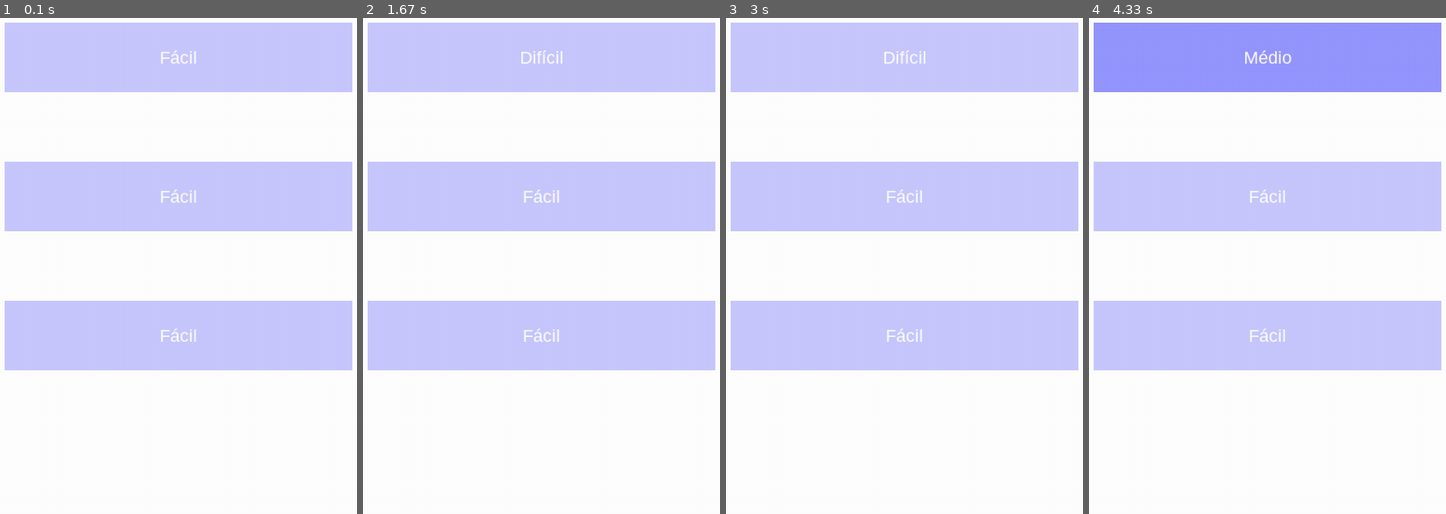
Above: before the commit, frames 1-4 (left to right).
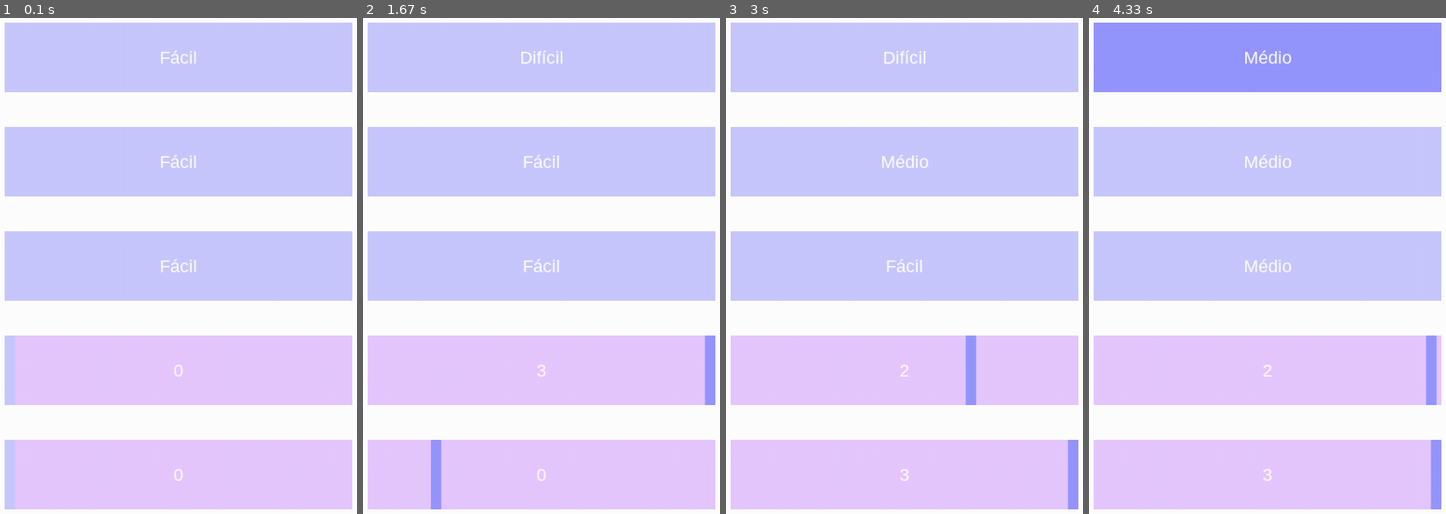
Above: after the commit, the same moments.

Repository: MrComboF10/PygameMenus
Game: pygame game, started from main.py
Same seed, same stepped clock (60 frames per second), same inputs: the game is played once before the commit and once after it.
Inputs (mouse positions are in pixels of both pictures, inside the frame that each line leads up to):
- Up to frame 1 (0.1 s): no input
- Up to frame 2 (1.67 s): press the mouse at (541, 474) at 0.37 s; move the mouse to (484, 335) at 0.47 s; release the mouse at (430, 196) at 0.6 s; press the mouse at (541, 57) at 0.7 s; move the mouse to (523, 52) at 0.8 s; release the mouse at (509, 52) at 0.93 s; press the mouse at (541, 370) at 1.03 s; move the mouse to (684, 390) at 1.13 s; release the mouse at (outside the picture) at 1.27 s; press the mouse at (541, 57) at 1.37 s; move the mouse to (516, 290) at 1.47 s; release the mouse at (outside the picture) at 1.6 s
- Up to frame 3 (3 s): press the mouse at (904, 370) at 1.73 s; move the mouse to (858, 390) at 1.83 s; release the mouse at (815, 409) at 1.97 s; press the mouse at (904, 370) at 2.07 s; move the mouse to (933, 305) at 2.17 s; release the mouse at (965, 236) at 2.3 s; press the mouse at (904, 161) at 2.4 s; move the mouse to (940, 102) at 2.5 s; release the mouse at (975, 42) at 2.63 s; press the mouse at (904, 474) at 2.73 s; move the mouse to (1043, 290) at 2.83 s; release the mouse at (outside the picture) at 2.97 s
- Up to frame 4 (4.33 s): press the mouse at (1267, 370) at 3.07 s; move the mouse to (1346, 315) at 3.17 s; release the mouse at (1424, 261) at 3.3 s; press the mouse at (1267, 57) at 3.4 s; move the mouse to (1246, 196) at 3.5 s; release the mouse at (1228, 330) at 3.63 s; press the mouse at (1267, 266) at 3.73 s; move the mouse to (1210, 186) at 3.83 s; release the mouse at (1156, 107) at 3.97 s; press the mouse at (1267, 57) at 4.07 s; move the mouse to (1346, 67) at 4.17 s; release the mouse at (1424, 77) at 4.3 s

The runs differ from the first frame. In frame 1, 61% of the frame differs, in the area x 1-99%, y 21-100%; in frame 2, 61%; in frame 3, 61%; in frame 4, 61%.

Commit message:
Finish class SlideButton

Diff:
--- a/button.py
+++ b/button.py
@@ -1,8 +1,72 @@
 import pygame
 
 
+class PressButtonStatic:
+    def __init__(self, pos, size, text, unpressed_color, pressed_color, font_color, screen_display):
+        self.__position = pos
+        self.__size = size
+        self.__text = text
+        self.__pressed_color = pressed_color
+        self.__unpressed_color = unpressed_color
+        self.__screen_display = screen_display
+        self.__font_color = font_color
+
+        self.__font = pygame.font.SysFont("Arial", 25)
+        self.__current_mouse_position = (0, 0)
+        self.__mouse_on_button = False
+        self.__mouse_location_changed = False
+
+    def insert_current_mouse_position(self, mouse_position):
+        self.__current_mouse_position = mouse_position
+
+    def get_mouse_on_button(self):
+        return self.__mouse_on_button
+
+    def get_mouse_location_changed(self):
+        return self.__mouse_location_changed
+
+    def insert_mouse_location_changed(self, changed):
+        self.__mouse_location_changed = changed
+
+    def verify_mouse_on_button(self):
+        self.__mouse_on_button = False
+        left_position = self.__position[0]
+        right_position = self.__position[0] + self.__size[0]
+        up_position = self.__position[1]
+        down_position = self.__position[1] + self.__size[1]
+
+        if left_position < self.__current_mouse_position[0] < right_position and up_position < self.__current_mouse_position[1] < down_position:
+            self.__mouse_on_button = True
+
+    def draw_button(self, color):
+
+        # draw button rectangle
+        pygame.draw.rect(self.__screen_display, color, (self.__position[0], self.__position[1], self.__size[0], self.__size[1]))
+
+        # get font surface
+        font_surface = self.__font.render(self.__text, True, self.__font_color)
+
+        # get rect font surface
+        font_surface_rect = font_surface.get_rect()
+
+        # move rect to center of button rectangle
+        font_surface_rect.center = (self.__position[0] + (self.__size[0] // 2), self.__position[1] + (self.__size[1] // 2))
+
+        # draw font surface on rectangle
+        self.__screen_display.blit(font_surface, font_surface_rect)
+
+    def draw_unpressed_button(self):
+        self.draw_button(self.__unpressed_color)
+
+    def draw_pressed_button(self):
+        self.draw_button(self.__pressed_color)
+
+
+########################################################################################################################
+
+
 class PressButtonChangeState:
-    def __init__(self, pos, size, states_text_list, pressed_color, unpressed_color, font_color, screen_display):
+    def __init__(self, pos, size, states_text_list, unpressed_color, pressed_color, font_color, screen_display):
         # up left corner position
         self.__position = pos
 
@@ -18,9 +82,8 @@
         self.__current_state_text_index = 0
         self.__mouse_on_button = False
         self.__mouse_location_changed = False
-        self.__mouse_click_update = False
-
-    def get_current_mouse_position(self, mouse_position):
+
+    def insert_current_mouse_position(self, mouse_position):
         self.__current_mouse_position = mouse_position
 
     def get_mouse_on_button(self):
@@ -32,14 +95,8 @@
     def get_mouse_location_changed(self):
         return self.__mouse_location_changed
 
-    def get_mouse_click_update(self):
-        return self.__mouse_click_update
-
     def insert_mouse_location_changed(self, changed):
         self.__mouse_location_changed = changed
-
-    def insert_mouse_click_update(self, click):
-        self.__mouse_click_update = click
 
     def verify_mouse_on_button(self):
         self.__mouse_on_button = False
@@ -83,44 +140,8 @@
 ########################################################################################################################
 
 
-class SlideBar:
-    def __init__(self, button_pos, button_size, bar_width, unpressed_color, pressed_color, screen_display):
-        self.__button_position = button_pos
-        self.__button_size = button_size
-        self.__bar_width = bar_width
-        self.__unpressed_color = unpressed_color
-        self.__pressed_color = pressed_color
-        self.__screen_display = screen_display
-
-        self.__bar_position = button_pos
-        self.__current_mouse_position = (0, 0)
-        self.__mouse_on_bar = False
-        self.__bar_pressed = False
-
-    def insert_bar_position(self, bar_position):
-        self.__bar_position = bar_position
-
-    def get_mouse_on_bar(self):
-        return self.__mouse_on_bar
-
-    def get_width(self):
-        return self.__bar_width
-
-    def press(self):
-        self.__bar_pressed = True
-
-    def release(self):
-        self.__bar_pressed = False
-
-    def draw_unpressed(self):
-        pygame.draw.rect(self.__screen_display, self.__unpressed_color, (self.__bar_position[0], self.__bar_position[1], self.__bar_width, self.__button_size[1]))
-
-    def draw_pressed(self):
-        pygame.draw.rect(self.__screen_display, self.__pressed_color, (self.__bar_position[0], self.__bar_position[1], self.__bar_width, self.__button_size[1]))
-
-
 class SlideButton:
-    def __init__(self, pos, size, bar_width, range_items, font_color, bar_unpressed_color, bar_pressed_color, screen_display):
+    def __init__(self, pos, size, bar_width, range_items, font_color, bar_unpressed_color, bar_pressed_color, button_color, screen_display):
         self.__position = pos
         self.__size = size
         self.__bar_width = bar_width
@@ -128,18 +149,37 @@
         self.__font_color = font_color
         self.__bar_unpressed_color = bar_unpressed_color
         self.__bar_pressed_color = bar_pressed_color
+        self.__button_color = button_color
         self.__screen_display = screen_display
 
+        self.__current_item = range_items[0]
+        self.__font = pygame.font.SysFont("Arial", 25)
         self.__current_mouse_position = (0, 0)
         self.__current_bar_position = pos
         self.__mouse_on_button = False
         self.__bar_pressed = False
-
-    def bar_is_pressed(self):
+        self.__mouse_location_changed = False
+
+    def get_bar_is_pressed(self):
         return self.__bar_pressed
+
+    def get_mouse_on_button(self):
+        return self.__mouse_on_button
+
+    def get_mouse_location_changed(self):
+        return self.__mouse_location_changed
+
+    def get_current_item(self):
+        return self.__current_item
 
     def insert_current_mouse_position(self, mouse_position):
         self.__current_mouse_position = mouse_position
+
+    def insert_bar_is_pressed(self, pressed):
+        self.__bar_pressed = pressed
+
+    def insert_mouse_location_changed(self, changed):
+        self.__mouse_location_changed = changed
 
     def verify_mouse_on_button(self):
         self.__mouse_on_button = False
@@ -157,24 +197,34 @@
         else:
             self.__current_bar_position = (self.__current_mouse_position[0], self.__position[1])
 
-    def press_bar(self):
-        self.__bar_pressed = True
-
-    def release_bar(self):
-        self.__bar_pressed = False
-
-    def draw_released_bar(self):
+    def calculate_current_item(self):
+        self.__current_item = self.__range_items[int((self.__current_bar_position[0] - self.__position[0]) * ((len(self.__range_items) - 1) / (self.__size[0] - self.__bar_width)))]
+        # self.__current_item = self.__current_bar_position[0] - self.__position[0]
+        # self.__current_item = len(self.__range_items) // self.__size[0]
+
+    def draw_font_surface(self):
+        # create font surface
+        font_surface = self.__font.render(str(self.__current_item), True, self.__font_color)
+
+        # get font surface rect
+        font_surface_rect = font_surface.get_rect()
+
+        # move rect to center of button
+        font_surface_rect.center = (self.__position[0] + self.__size[0] // 2, self.__position[1] + self.__size[1] // 2)
+
+        # draw font surface
+        self.__screen_display.blit(font_surface, font_surface_rect)
+
+    def draw_mouse_on_button(self):
+        pygame.draw.rect(self.__screen_display, self.__button_color, (self.__position[0], self.__position[1], self.__size[0], self.__size[1]))
+
+        pygame.draw.rect(self.__screen_display, self.__bar_pressed_color, (self.__current_bar_position[0], self.__current_bar_position[1], self.__bar_width, self.__size[1]))
+
+        self.draw_font_surface()
+
+    def draw_mouse_out_button(self):
+        pygame.draw.rect(self.__screen_display, self.__button_color, (self.__position[0], self.__position[1], self.__size[0], self.__size[1]))
+
         pygame.draw.rect(self.__screen_display, self.__bar_unpressed_color, (self.__current_bar_position[0], self.__current_bar_position[1], self.__bar_width, self.__size[1]))
 
-    def draw_pressed_bar(self):
-        pygame.draw.rect(self.__screen_display, self.__bar_pressed_color, (self.__current_bar_position[0], self.__current_bar_position[1], self.__bar_width, self.__size[1]))
-
-
-
-
-
-
-
-
-# class SlideButton:
-#     def __init__(self, button_pos, button_size, ):
+        self.draw_font_surface()
--- a/main.py
+++ b/main.py
@@ -9,21 +9,32 @@
     screen.fill(white)
     pygame.display.update()
 
-    button_position_1, button_position_2, button_position_3 = (100, 100), (100, 300), (100, 500)
+    button_position_1, button_position_2, button_position_3, button_position_4, button_position_5 = (100, 100), (100, 250), (100, 400), (100, 550), (100, 700)
     button_sizes = (500, 100)
     states_list = ("Fácil", "Médio", "Difícil")
     pressed_color = (150, 150, 255)
     unpressed_color = (200, 200, 255)
+    slide_button_color = (230, 200, 255)
+    bar_width = 15
+    range_items = range(4)
 
-    change_state_button_1 = button.PressButtonChangeState(button_position_1, button_sizes, states_list, pressed_color, unpressed_color, white, screen)
-    change_state_button_2 = button.PressButtonChangeState(button_position_2, button_sizes, states_list, pressed_color, unpressed_color, white, screen)
-    change_state_button_3 = button.PressButtonChangeState(button_position_3, button_sizes, states_list, pressed_color, unpressed_color, white, screen)
+    change_state_button_1 = button.PressButtonChangeState(button_position_1, button_sizes, states_list, unpressed_color, pressed_color, white, screen)
+    change_state_button_2 = button.PressButtonChangeState(button_position_2, button_sizes, states_list, unpressed_color, pressed_color, white, screen)
+    change_state_button_3 = button.PressButtonChangeState(button_position_3, button_sizes, states_list, unpressed_color, pressed_color, white, screen)
+
+    slide_button_1 = button.SlideButton(button_position_4, button_sizes, bar_width, range_items, white, unpressed_color, pressed_color, slide_button_color, screen)
+    slide_button_2 = button.SlideButton(button_position_5, button_sizes, bar_width, range_items, white, unpressed_color, pressed_color, slide_button_color, screen)
 
     change_state_buttons = (change_state_button_1, change_state_button_2, change_state_button_3)
+    slide_buttons = (slide_button_1, slide_button_2)
     loop_exit = False
 
-    for menu_button in change_state_buttons:
-        menu_button.draw_unpressed_button()
+    for change_button in change_state_buttons:
+        change_button.draw_unpressed_button()
+    pygame.display.update()
+
+    for slide_button in slide_buttons:
+        slide_button.draw_mouse_out_button()
     pygame.display.update()
 
     while not loop_exit:
@@ -43,49 +54,89 @@
             mouse_left_pressed = pygame.mouse.get_pressed()[0]
 
             # ========== change state buttons ==========
-            for menu_button in change_state_buttons:
+            for change_button in change_state_buttons:
 
-                menu_button.get_current_mouse_position(current_mouse_position)
+                change_button.insert_current_mouse_position(current_mouse_position)
 
                 # get mouse location before and after to verify if mouse location has changed
-                mouse_location_before = menu_button.get_mouse_on_button()
-                menu_button.verify_mouse_on_button()
-                mouse_location_after = menu_button.get_mouse_on_button()
+                mouse_location_before = change_button.get_mouse_on_button()
+                change_button.verify_mouse_on_button()
+                mouse_location_after = change_button.get_mouse_on_button()
 
                 # verify if mouse location inside or outside button changed
                 if mouse_location_before != mouse_location_after:
-                    menu_button.insert_mouse_location_changed(True)
+                    change_button.insert_mouse_location_changed(True)
                 else:
-                    menu_button.insert_mouse_location_changed(False)
+                    change_button.insert_mouse_location_changed(False)
 
                 # verify if mouse is on button
-                if menu_button.get_mouse_on_button():
+                if change_button.get_mouse_on_button():
 
                     # verify if mouse was outside button before
-                    if menu_button.get_mouse_location_changed():
-                        menu_button.draw_pressed_button()
+                    if change_button.get_mouse_location_changed():
+                        change_button.draw_pressed_button()
                         pygame.display.update()
 
-                    # verify if mouse pressed is the first click
-                    if mouse_left_pressed:
-                        if menu_button.get_mouse_click_update():
-                            menu_button.add_state_text_index()
-                            menu_button.draw_pressed_button()
+                    if event.type == pygame.MOUSEBUTTONDOWN:
+                        # mouse left button
+                        if event.button == 1:
+                            change_button.add_state_text_index()
+                            change_button.draw_pressed_button()
                             pygame.display.update()
 
-                            # disable mouse click after mouse click is made
-                            menu_button.insert_mouse_click_update(False)
-                    else:
-                        # enable mouse click
-                        menu_button.insert_mouse_click_update(True)
                 else:
                     # verify if mouse was inside before
-                    if menu_button.get_mouse_location_changed():
-                        menu_button.draw_unpressed_button()
+                    if change_button.get_mouse_location_changed():
+                        change_button.draw_unpressed_button()
                         pygame.display.update()
 
-                    # disable mouse click if mouse is outside button
-                    menu_button.insert_mouse_click_update(False)
+            # ========== change slide buttons ==========
+
+            for slide_button in slide_buttons:
+
+                slide_button.insert_current_mouse_position(current_mouse_position)
+
+                mouse_location_before = slide_button.get_mouse_on_button()
+                slide_button.verify_mouse_on_button()
+                mouse_location_after = slide_button.get_mouse_on_button()
+
+                if mouse_location_before != mouse_location_after:
+                    slide_button.insert_mouse_location_changed(True)
+                else:
+                    slide_button.insert_mouse_location_changed(False)
+
+                if slide_button.get_mouse_on_button():
+                    # verify if left button is pressed inside button bar
+                    if event.type == pygame.MOUSEBUTTONDOWN:
+                        # mouse left button
+                        if event.button == 1:
+                            slide_button.insert_bar_is_pressed(True)
+
+                    if slide_button.get_mouse_location_changed():
+                        slide_button.calculate_current_item()
+                        slide_button.draw_mouse_on_button()
+                        pygame.display.update()
+
+                else:
+                    if slide_button.get_mouse_location_changed():
+                        slide_button.calculate_current_item()
+                        slide_button.draw_mouse_out_button()
+                        pygame.display.update()
+
+                if event.type == pygame.MOUSEBUTTONUP:
+                    # mouse left button
+                    if event.button == 1:
+                        slide_button.insert_bar_is_pressed(False)
+
+                if slide_button.get_bar_is_pressed():
+                    slide_button.calculate_bar_position()
+                    print(slide_button.get_current_item())
+                    slide_button.calculate_current_item()
+                    slide_button.draw_mouse_on_button()
+                    pygame.display.update()
+
+
+
 
 
 
--- /dev/null
+++ b/test.py
@@ -0,0 +1,18 @@
+import pygame
+
+exit_loop = False
+
+pygame.init()
+
+screen = pygame.display.set_mode((1000, 1000))
+
+while not exit_loop:
+    for event in pygame.event.get():
+        if event.type == pygame.QUIT:
+            exit_loop = True
+
+        if event.type == pygame.MOUSEBUTTONDOWN:
+            print(event.button)
+
+        if event.type == pygame.MOUSEBUTTONUP:
+            print(event.button)
